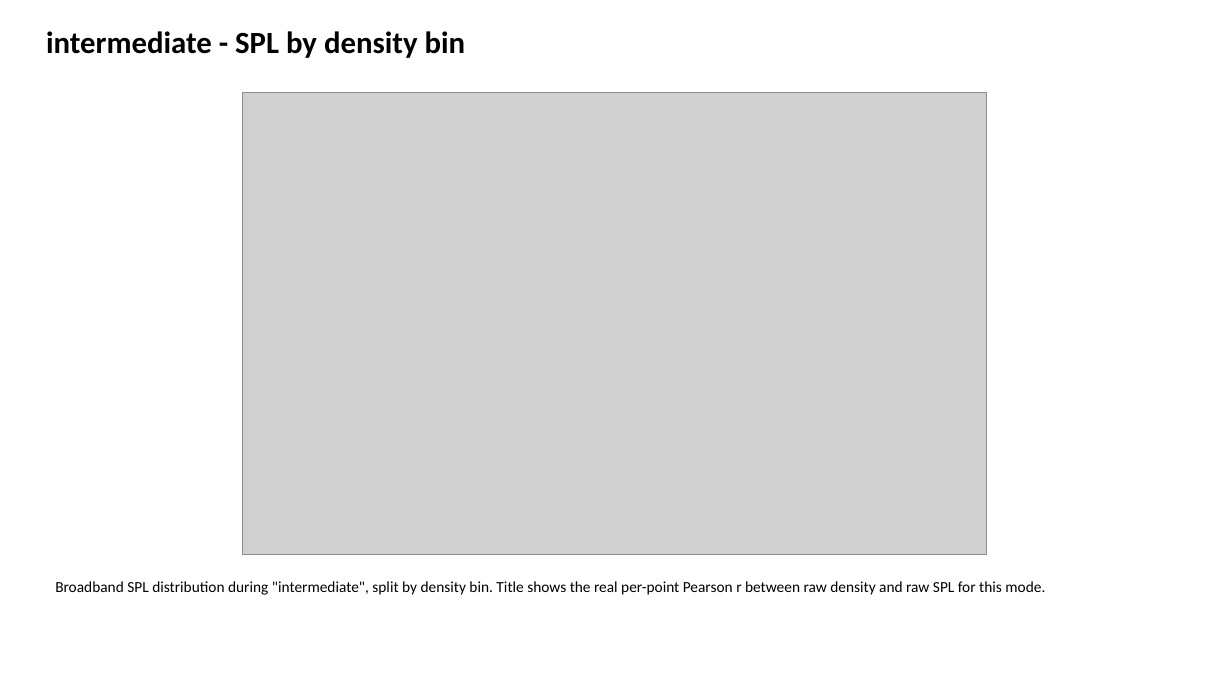
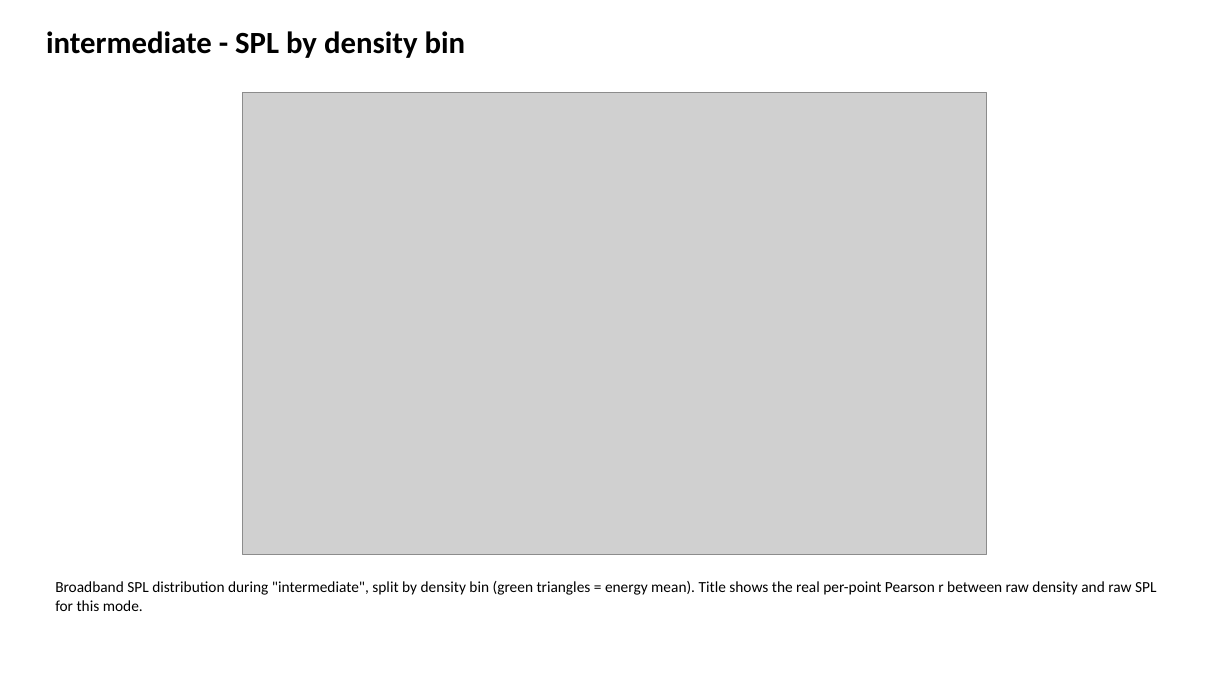
Before and after one commit to NMFS-PAM-Glider/hackathon-shared-repo, a slide deck: slide 78 of noise-fx-calc/noise_analysis_outputs/sg607/sg607_pam_noise_summary.pptx. Drawn at 1232x693 pixels with LibreOffice and Linux fonts; fonts in the diff are those of the drawing; grey boxes stand for pictures. Boxes give left, top, right and bottom in pixels: in the first picture for what was removed or moved away, otherwise in the second. Text is boxed around its words. In the diff, an @@ line names an element or a change of style, - is before the commit and + after.

```diff
--- a/noise-fx-calc/noise_analysis_outputs/sg607/sg607_pam_noise_summary.pptx
+++ b/noise-fx-calc/noise_analysis_outputs/sg607/sg607_pam_noise_summary.pptx
@@ text at box(55, 581, 1156, 611): text changed @@
-Broadband SPL distribution during "intermediate", split by density bin. Title shows the real per-point Pearson r between raw density and raw SPL for this mode.
+Broadband SPL distribution during "intermediate", split by density bin (green triangles = energy mean). Title shows the real per-point Pearson r between raw density and raw SPL for this mode.
```
Also in this commit, not shown: 129 other slides changed, 4 other files.
